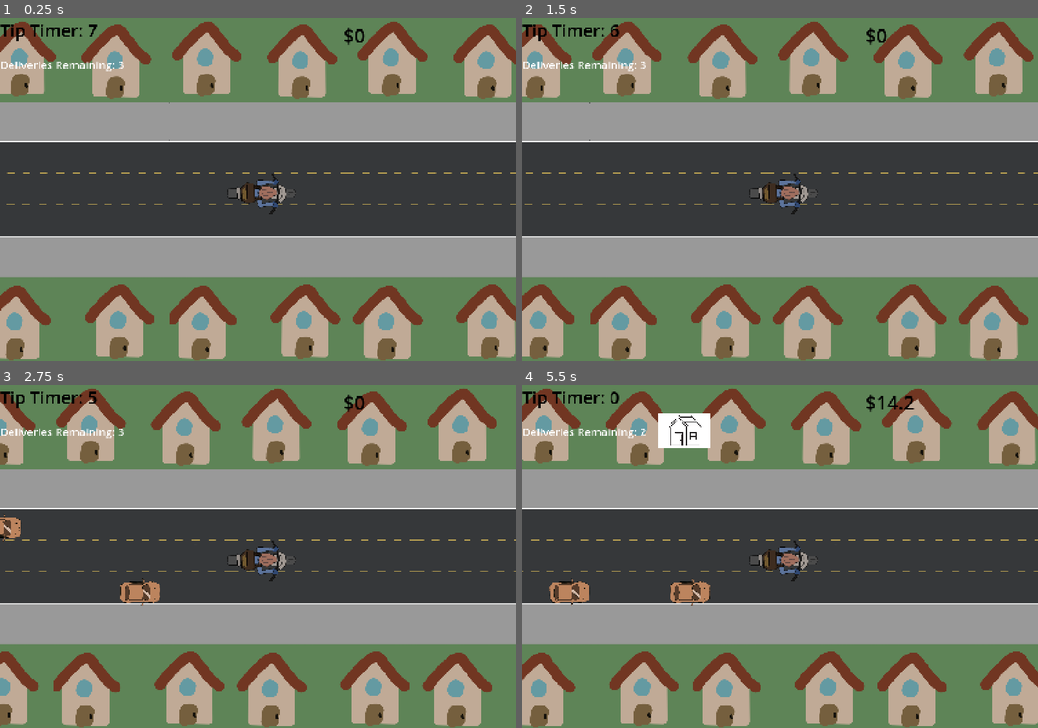
Above: before the commit, frames 1-4 (two rows, left to right).
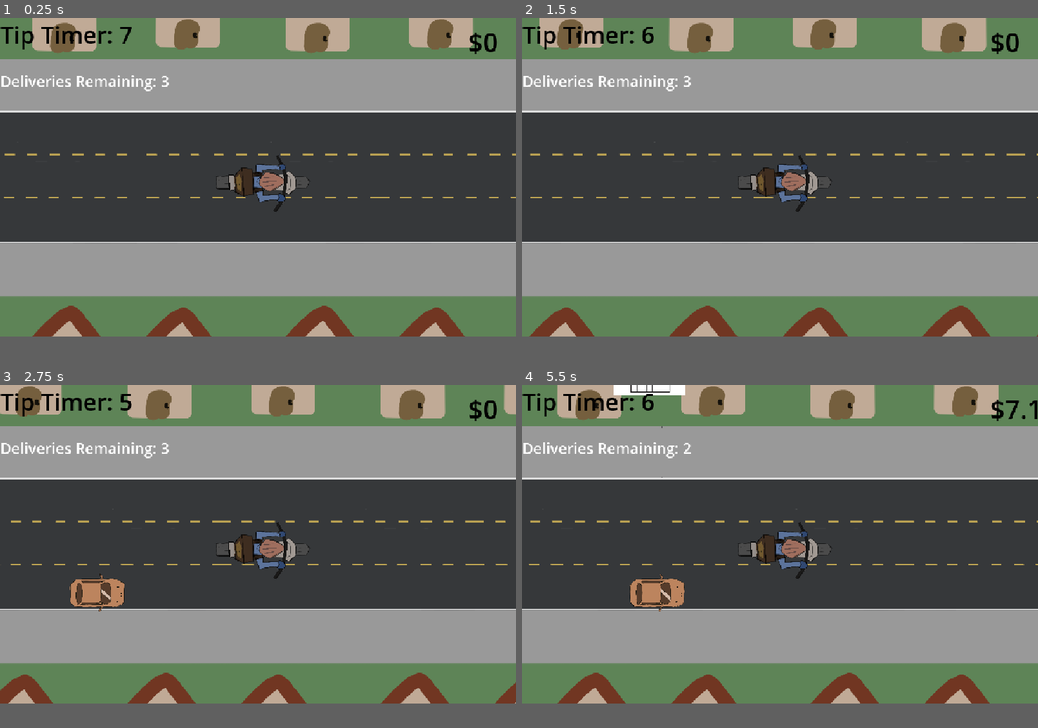
Above: after the commit, the same moments.

Repository: andreaTheCoder/brackeysgamejam
Game: Godot game, scene res://scenes/game.tscn
Two runs of this game, one before a commit and one after it. Both use one fixed random seed, a clock stepped at 60 frames per second and the inputs below.
Inputs:
- Up to frame 1 (0.25 s): no input
- Up to frame 2 (1.5 s): tap Enter at 0.5 s; hold Right (forward) 0.53-1.28 s; tap Shift (deliver) at 0.6 s; hold Left (backward) from 1.28 s (still down); tap Space (button) at 1.35 s
- Up to frame 3 (2.75 s): tap Shift (deliver) at 1.55, 2.1 s; release Left (backward) at 2.03 s; hold Right (forward) from 2.03 s (still down)
- Up to frame 4 (5.5 s): tap Shift (deliver) at 2.85, 3.8, 4.35, 5.1 s; release Right (forward) at 3.53 s; hold Space (button) 3.53-4.28 s; hold Left (backward) from 3.53 s (still down)
In our replay, the window is 800x533 before the commit and 800x495 after it. These sizes can differ from the game's own. Grey fills any space a smaller window leaves; there, only what the larger window draws over its background counts as a difference.

The runs differ from the first frame. In frame 1, 51% of the frame differs, in the area x 0-100%, y 0-100%; in frame 2, 50%; in frame 3, 51%; in frame 4, 53%.

Commit message:
timer changes

Diff:
--- a/project.godot
+++ b/project.godot
@@ -21,8 +21,8 @@
 
 [display]
 
-window/size/viewport_width=1500
-window/size/viewport_height=1000
+window/size/viewport_width=1100
+window/size/viewport_height=680
 window/stretch/mode="canvas_items"
 
 [input]
--- a/scenes/end_screen.tscn
+++ b/scenes/end_screen.tscn
@@ -32,7 +32,6 @@
 theme_override_fonts/font = ExtResource("1_kq7ac")
 theme_override_font_sizes/font_size = 80
 text = "Thank you for
-the pizza
 the biscuit
 delivery!"
 horizontal_alignment = 1
--- a/scripts/game_manager.gd
+++ b/scripts/game_manager.gd
@@ -9,7 +9,6 @@
 var difficulty = 0.7 # smaller number = harder because less time
 const base_payment = 5
 var balance = 0
-const DELIVERIES_PER_DAY = 3
 var time_remaining
 var current_house_x = 250
 var delivery_count = 1
@@ -17,7 +16,7 @@
 
 func _ready() -> void:
 	start_delivery(house_distance)
-	for i in range(DELIVERIES_PER_DAY):
+	for i in range(Global.DELIVERIES_PER_DAY):
 		print("house clone created")
 		var instance = target_house_prefab.instantiate()
 		instance.position = Vector2(current_house_x, -50)
--- a/scripts/global.gd
+++ b/scripts/global.gd
@@ -1,2 +1,3 @@
 extends Node
 var coins = 0
+const DELIVERIES_PER_DAY = 3
--- a/scripts/target_house.gd
+++ b/scripts/target_house.gd
@@ -19,9 +19,9 @@
 	if at_house and Input.is_action_just_pressed("deliver") and !delivered:
 		game_manager.complete_delivery()
 		delivered = true #prevents player from spamming deliver at 1 house
-		print (game_manager.delivery_count)
-		deliveries_left.text = "Deliveries Remaining: " + str(3 - game_manager.delivery_count)
-		if game_manager.delivery_count == 3:
+		print ("delivery count ", game_manager.delivery_count)
+		deliveries_left.text = "Deliveries Remaining: " + str(Global.DELIVERIES_PER_DAY - game_manager.delivery_count)
+		if game_manager.delivery_count == Global.DELIVERIES_PER_DAY:
 			get_tree().change_scene_to_packed(game_over_scene)
 			game_manager.delivery_count = 0
 		else:
@@ -29,9 +29,7 @@
 			game_manager.delivery_count += 1
 			timer.wait_time = game_manager.delivery_time
 			timer.start()
-
-
-		game_manager.complete_delivery()
+		#game_manager.complete_delivery()
 
 func _on_body_entered(_body: Node2D) -> void:
 		at_house = true
